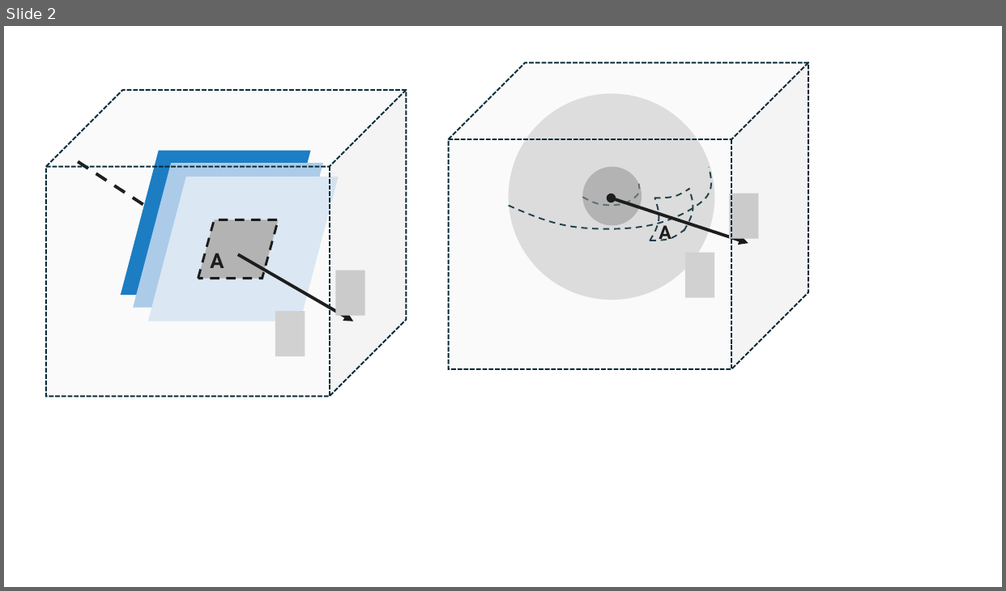
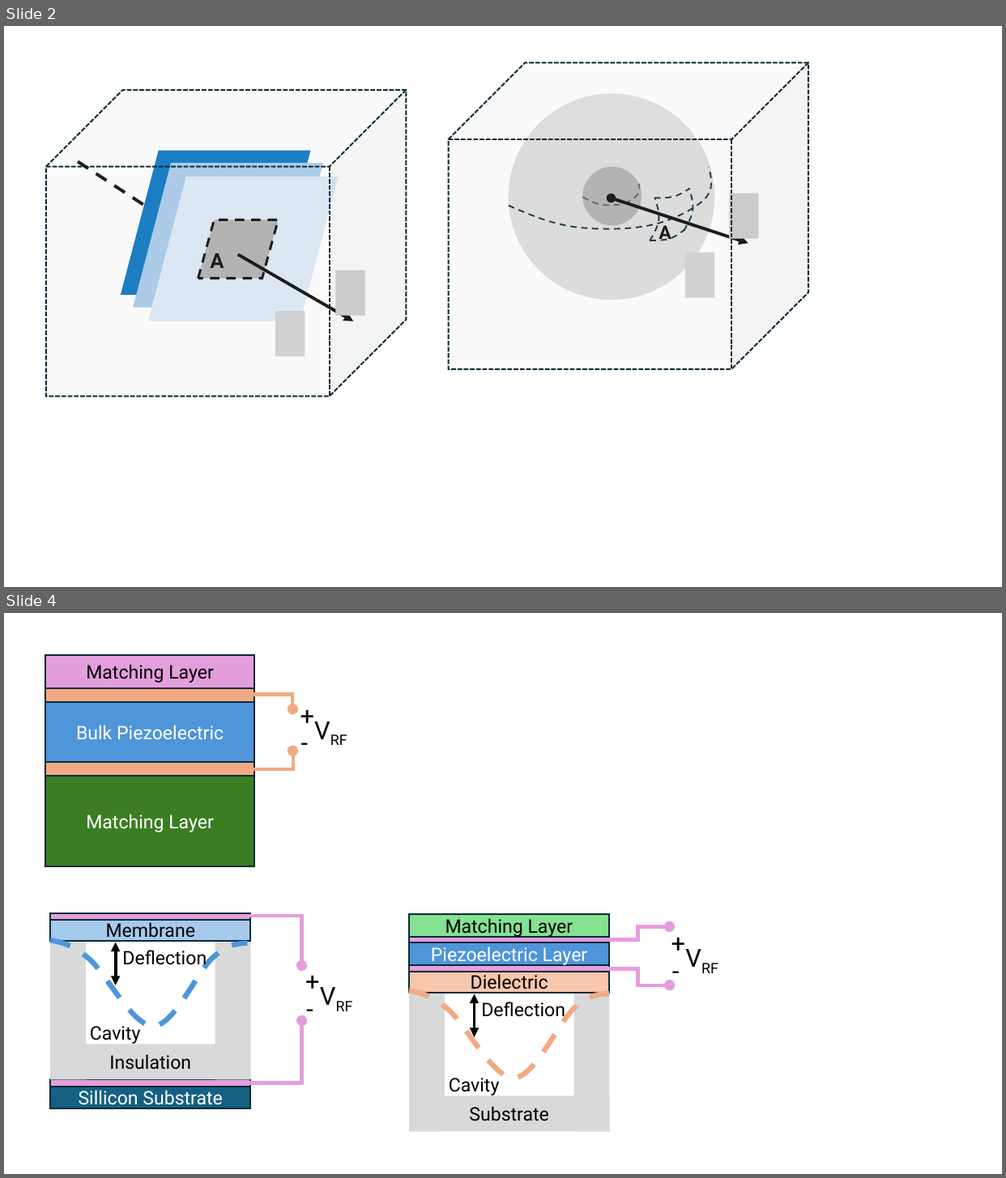
Before and after one commit to das-dias/novathesis, a slide deck: Chapters/Figures/Ch2_UltrasoundFundamentals/Presentation1 [Auto-saved].pptx. Shown one above the other, each under a label of ours: slide 2 before the commit, slides 2 and 4 after it; the slides between them are not shown. The pictures are 1006x591 and 1006x1178 pixels, drawn with LibreOffice and Linux fonts; fonts in the diff are those of the drawing; grey boxes stand for pictures. Boxes give left, top, right and bottom in pixels: in the first picture for what was removed or moved away, otherwise in the second. Text is boxed around its words. In the diff, an @@ line names an element or a change of style, - is before the commit and + after.

```diff
--- a/Chapters/Figures/Ch2_UltrasoundFundamentals/Presentation1 [Auto-saved].pptx
+++ b/Chapters/Figures/Ch2_UltrasoundFundamentals/Presentation1 [Auto-saved].pptx
@@ slide 4 added at [4,613,1002,1174], background #FFFFFF @@
@@ group added at [46,656,356,867]: 5 rectangles, 3 texts, 2 elbow arrows @@
+Matching Layer
+Bulk Piezoelectric
+Matching Layer
++
+-
+VRF
@@ group added at [409,914,727,1131]: 8 rectangles, 5 texts, 2 elbow arrows, 1 freeform shape, 1 double arrow @@
+Substrate
+Dielectric
+Cavity
+Deflection
+Piezoelectric Layer
+Matching Layer
++
+-
+VRF
@@ group added at [50,914,361,1110]: 7 rectangles, 5 texts, 2 elbow arrows, 1 freeform shape, 1 double arrow @@
+Sillicon Substrate
+Insulation
+Membrane
+Cavity
+Deflection
++
+-
+VRF
```
Also in this commit, not shown: 1 slide changed, 17 other files.
